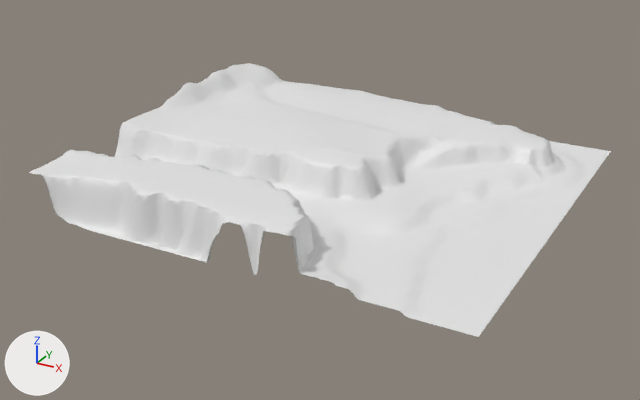
One commit to the OBJ model Assets/Scenes/Main city east/Main city east terrain_terrain_mesh/Main city east terrain_terrain_mesh Mesh.obj: the scene before it, then after it.
Both versions are drawn from a 50 mm lens placed at (188.0, -1114.0, 399.0), pointed at (-268.0, -286.0, -15.0). Arrows for +X, +Y and +Z are at lower left; the lights stay in place. Where no turn or scale is listed for an object, it has been applied to the vertices.

Objects in the first picture: 'Main city east terrain_terrain_mesh x[0] y[1]', 'Main city east terrain_terrain_mesh x[0] y[2]', 'Main city east terrain_terrain_mesh x[0] y[3]', 'Main city east terrain_terrain_mesh x[0] y[4]', 'Main city east terrain_terrain_mesh x[1] y[1]', 'Main city east terrain_terrain_mesh x[1] y[2]', 'Main city east terrain_terrain_mesh x[1] y[3]', 'Main city east terrain_terrain_mesh x[1] y[4]', 'Main city east terrain_terrain_mesh x[2] y[3]', 'Main city east terrain_terrain_mesh x[2] y[4]', 'Main city east terrain_terrain_mesh x[3] y[4]', 'Main city east terrain_terrain_mesh x[4] y[4]'.
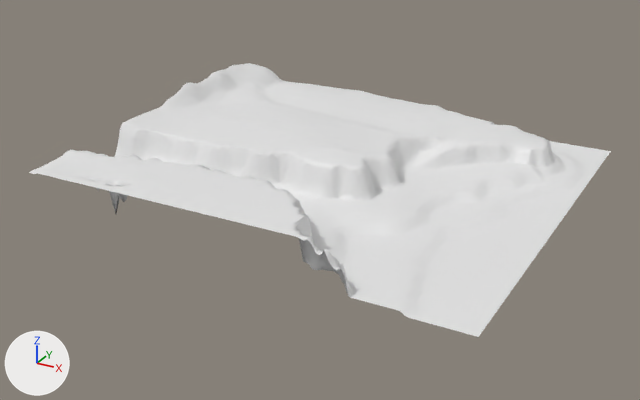
Changed parts and their boxes (x1, y1, x2, y2) in the pictures (640 x 400 px; the box of a moved part takes in the faces that stretch with it):
'Main city east terrain_terrain_mesh x[3] y[4]', reshaped (45% shorter): before (108, 161, 238, 257); after (103, 161, 238, 213)
'Main city east terrain_terrain_mesh x[2] y[4]', reshaped (40% shorter): before (186, 177, 324, 275); after (183, 177, 324, 235)
'Main city east terrain_terrain_mesh x[1] y[4]', reshaped: before (273, 209, 415, 303); after (272, 209, 415, 303)
'Main city east terrain_terrain_mesh x[4] y[4]', reshaped (24% shorter): before (29, 150, 161, 235); after (29, 150, 161, 214)
part 1 of me_main_city_east_terrain_terrain_mesh_x_1__y_4, moved or reshaped: before (273, 226, 371, 300); after (272, 226, 371, 300)
part 2 of me_main_city_east_terrain_terrain_mesh_x_2__y_4, moved or reshaped: before (186, 203, 280, 275); after (183, 203, 280, 231)
part 3 of me_main_city_east_terrain_terrain_mesh_x_3__y_4, moved or reshaped: before (108, 185, 193, 257); after (103, 185, 192, 213)
part 4 of me_main_city_east_terrain_terrain_mesh_x_4__y_4, moved or reshaped: before (36, 171, 116, 235); after (36, 171, 116, 214)

Diff of the bpy script that builds the scene:
```diff
--- a/Assets/Scenes/Main city east/Main city east terrain_terrain_mesh/Main city east terrain_terrain_mesh Mesh.obj.py
+++ b/Assets/Scenes/Main city east/Main city east terrain_terrain_mesh/Main city east terrain_terrain_mesh Mesh.obj.py
@@ me_main_city_east_terrain_terrain_mesh_x_1__y_4 @@
 me_main_city_east_terrain_terrain_mesh_x_1__y_4.from_pydata(...)  # 625 vertices, 1152 faces; spans x -200.0..-100.0, y -500.0..-400.0, z 4.2..51.3
 # used by ob_main_city_east_terrain_terrain_mesh_x_1__y_4; location = (0.0, 0.0, 0.0)
+# me_main_city_east_terrain_terrain_mesh_x_1__y_4 part 1: 117 of 625 vertices moved; they spanned x -200.0..-112.5, y -500.0..-466.7, z 4.4..51.1 and now span x -200.0..-112.5, y -500.0..-466.7, z 4.3..51.3; mean shift (0.0, 0.0, 9.9); largest move (-162.5, -491.7, 12.6) -> (-162.5, -491.7, 50.9)
@@ me_main_city_east_terrain_terrain_mesh_x_2__y_4 @@
 # used by ob_main_city_east_terrain_terrain_mesh_x_2__y_4; location = (0.0, 0.0, 0.0)
-me_main_city_east_terrain_terrain_mesh_x_2__y_4.from_pydata(...)  # 625 vertices, 1152 faces; spans x -300.0..-200.0, y -500.0..-400.0, z 0.0..52.2
+me_main_city_east_terrain_terrain_mesh_x_2__y_4.from_pydata(...)  # 625 vertices, 1152 faces; spans x -300.0..-200.0, y -500.0..-400.0, z 14.2..52.2
+# me_main_city_east_terrain_terrain_mesh_x_2__y_4 part 2: 79 of 625 vertices moved; they spanned x -300.0..-200.0, y -500.0..-483.3, z 0.0..51.9 and now span x -300.0..-200.0, y -500.0..-483.3, z 51.3..51.6; mean shift (0.0, 0.0, 17.1); largest move (-287.5, -500.0, 0.0) -> (-287.5, -500.0, 51.3)
@@ me_main_city_east_terrain_terrain_mesh_x_3__y_4 @@
 # used by ob_main_city_east_terrain_terrain_mesh_x_3__y_4; location = (0.0, 0.0, 0.0)
-me_main_city_east_terrain_terrain_mesh_x_3__y_4.from_pydata(...)  # 625 vertices, 1152 faces; spans x -400.0..-300.0, y -500.0..-400.0, z 0.0..52.7
+me_main_city_east_terrain_terrain_mesh_x_3__y_4.from_pydata(...)  # 625 vertices, 1152 faces; spans x -400.0..-300.0, y -500.0..-400.0, z 15.4..52.7
+# me_main_city_east_terrain_terrain_mesh_x_3__y_4 part 3: 124 of 625 vertices moved; they spanned x -400.0..-300.0, y -500.0..-475.0, z 0.0..52.5 and now span x -400.0..-300.0, y -500.0..-475.0, z 30.2..52.0; mean shift (0.0, 0.0, 35.1); largest move (-337.5, -491.7, 0.0) -> (-337.5, -491.7, 51.3)
@@ me_main_city_east_terrain_terrain_mesh_x_4__y_4 @@
 # used by ob_main_city_east_terrain_terrain_mesh_x_4__y_4; location = (0.0, 0.0, 0.0)
-me_main_city_east_terrain_terrain_mesh_x_4__y_4.from_pydata(...)  # 625 vertices, 1152 faces; spans x -500.0..-400.0, y -500.0..-400.0, z 0.0..55.2
+me_main_city_east_terrain_terrain_mesh_x_4__y_4.from_pydata(...)  # 625 vertices, 1152 faces; spans x -500.0..-400.0, y -500.0..-400.0, z 15.4..55.2
+# me_main_city_east_terrain_terrain_mesh_x_4__y_4 part 4: 96 of 625 vertices moved; they spanned x -487.5..-400.0, y -500.0..-479.2, z 0.0..51.1 and now span x -487.5..-400.0, y -500.0..-479.2, z 38.1..51.3; mean shift (0.0, 0.0, 26.9); largest move (-400.0, -495.8, 0.0) -> (-400.0, -495.8, 51.3)
```
